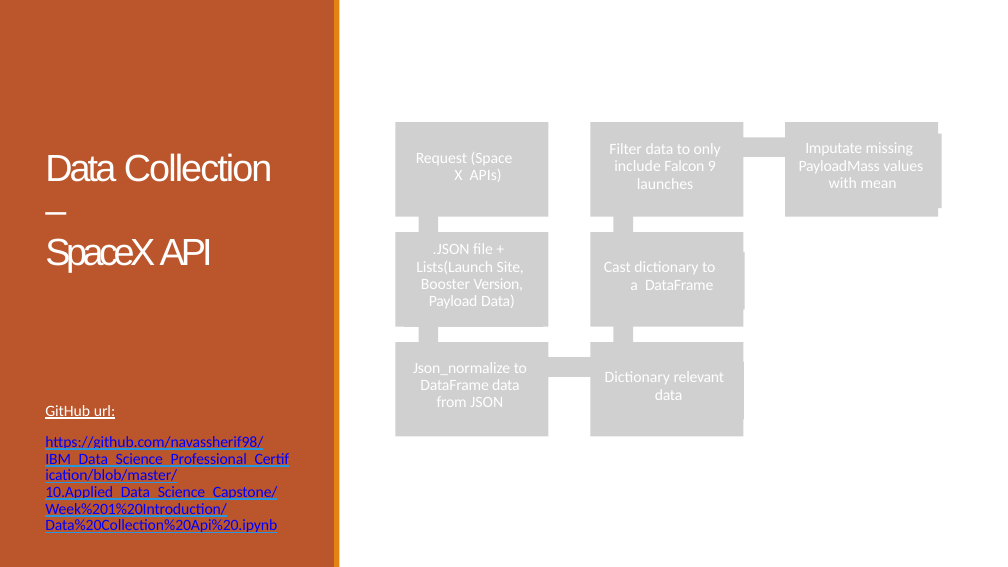
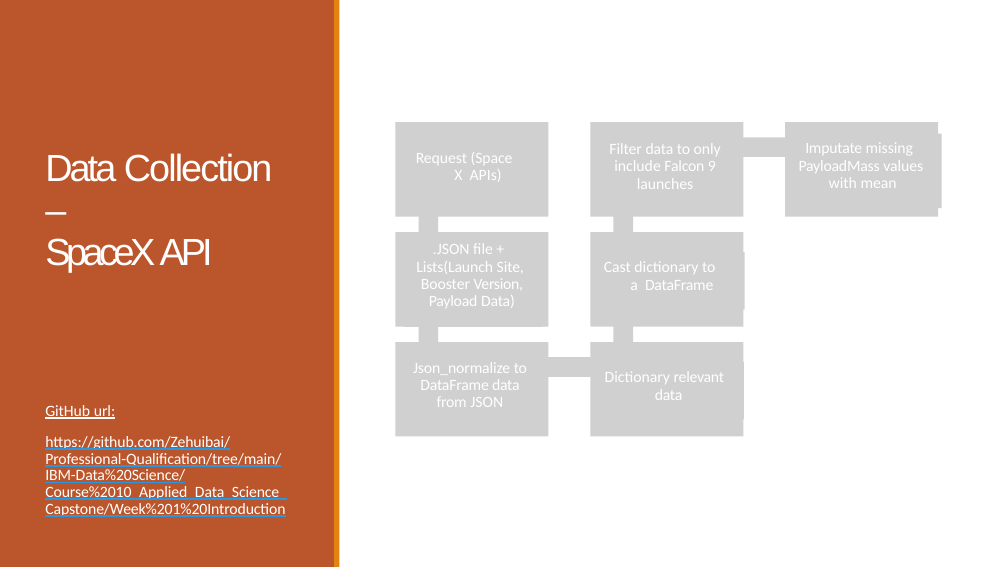
Before and after one commit to Zehuibai/Professional-Development, a slide deck: slide 8 of IBM-Data Science/Course 10_Applied_Data_Science_Capstone/Week 5 Present Your Data-Driven Insights/Data Science Journey.pptx. Drawn at 1008x567 pixels with LibreOffice and Linux fonts; fonts in the diff are those of the drawing; grey boxes stand for pictures. Boxes give left, top, right and bottom in pixels: in the first picture for what was removed or moved away, otherwise in the second. Text is boxed around its words. In the diff, an @@ line names an element or a change of style, - is before the commit and + after.

```diff
--- a/IBM-Data Science/Course 10_Applied_Data_Science_Capstone/Week 5 Present Your Data-Driven Insights/Data Science Journey.pptx
+++ b/IBM-Data Science/Course 10_Applied_Data_Science_Capstone/Week 5 Present Your Data-Driven Insights/Data Science Journey.pptx
@@ text at [45,436,287,517]: text changed; text colour #0000FF to #FFFFFF @@
-https://github.com/navassherif98/IBM_Data_Science_Professional_Certification/blob/master/10.Applied_Data_Science_Capstone/Week%201%20Introduction/Data%20Collection%20Api%20.ipynb
+https://github.com/Zehuibai/Professional-Qualification/tree/main/IBM-Data%20Science/Course%2010_Applied_Data_Science_Capstone/Week%201%20Introduction
```
Also in this commit, not shown: 10 other slides changed, 12 other files.
